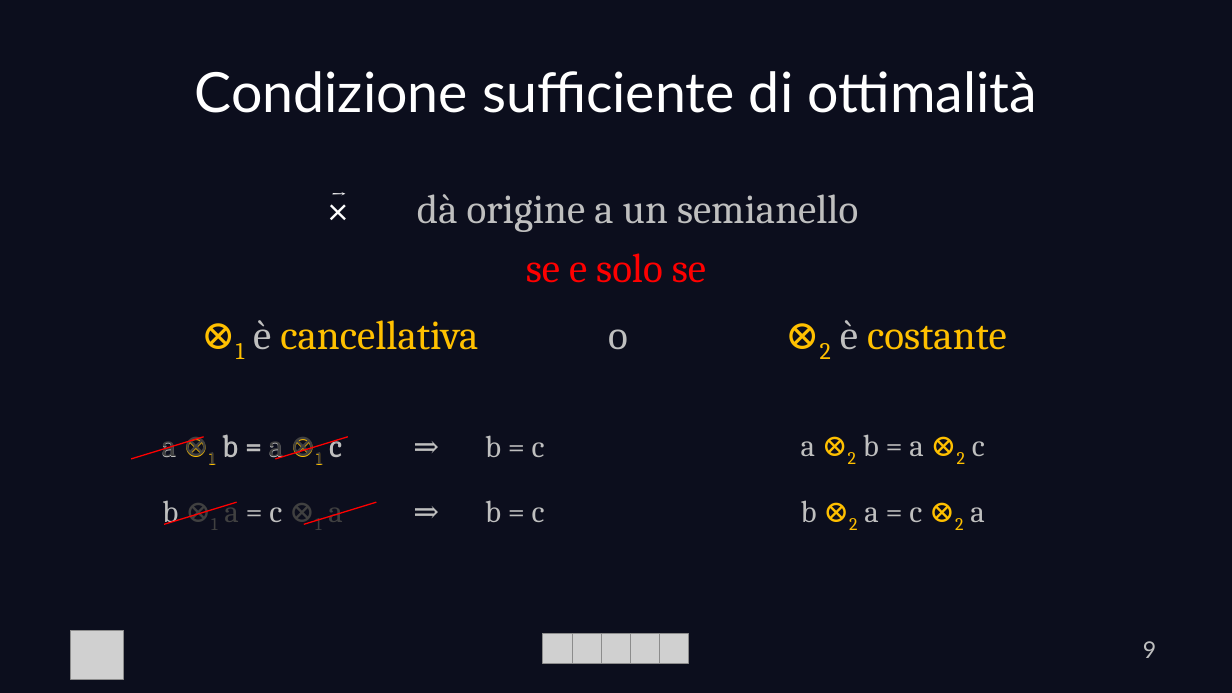
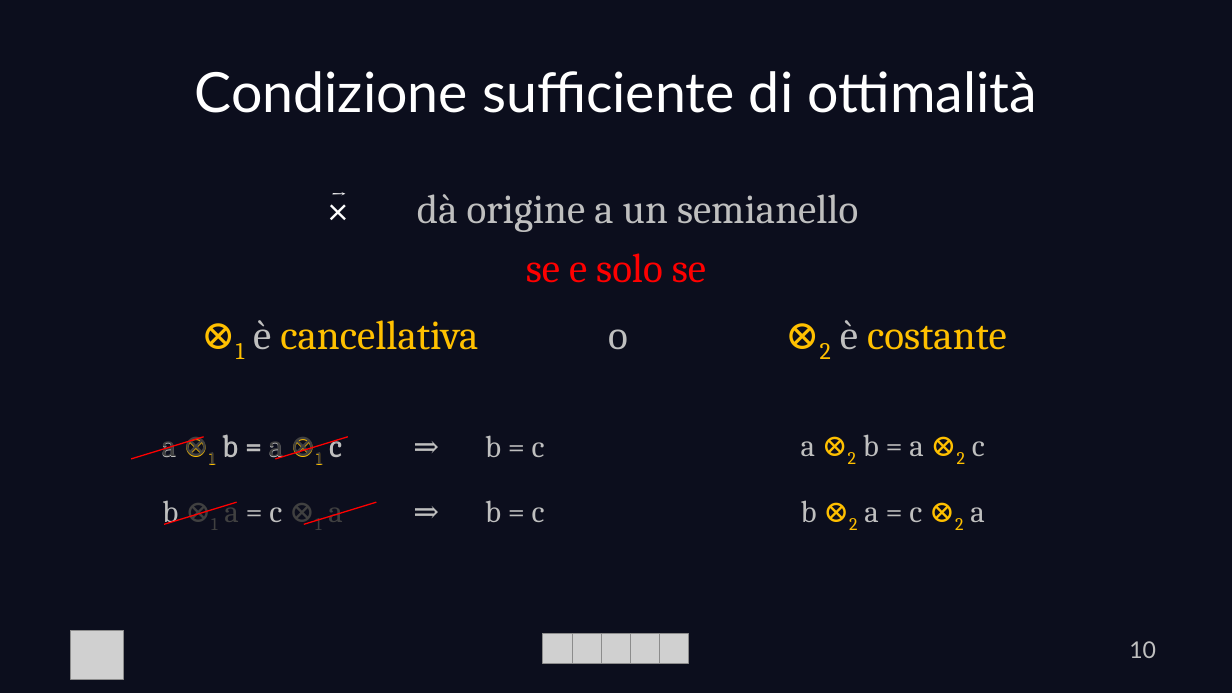
Before and after one commit to fedebrando/InternetRouting, a slide deck: slide 10 of report/presentazione.ppsx. Drawn at 1232x693 pixels with LibreOffice and Linux fonts; fonts in the diff are those of the drawing; grey boxes stand for pictures. Boxes give left, top, right and bottom in pixels: in the first picture for what was removed or moved away, otherwise in the second. Text is boxed around its words. In the diff, an @@ line names an element or a change of style, - is before the commit and + after.

```diff
--- a/report/presentazione.ppsx
+++ b/report/presentazione.ppsx
@@ subtitle at box(1129, 641, 1156, 658): text changed @@
-9
+10
```
Also in this commit, not shown: 2 other slides changed.
